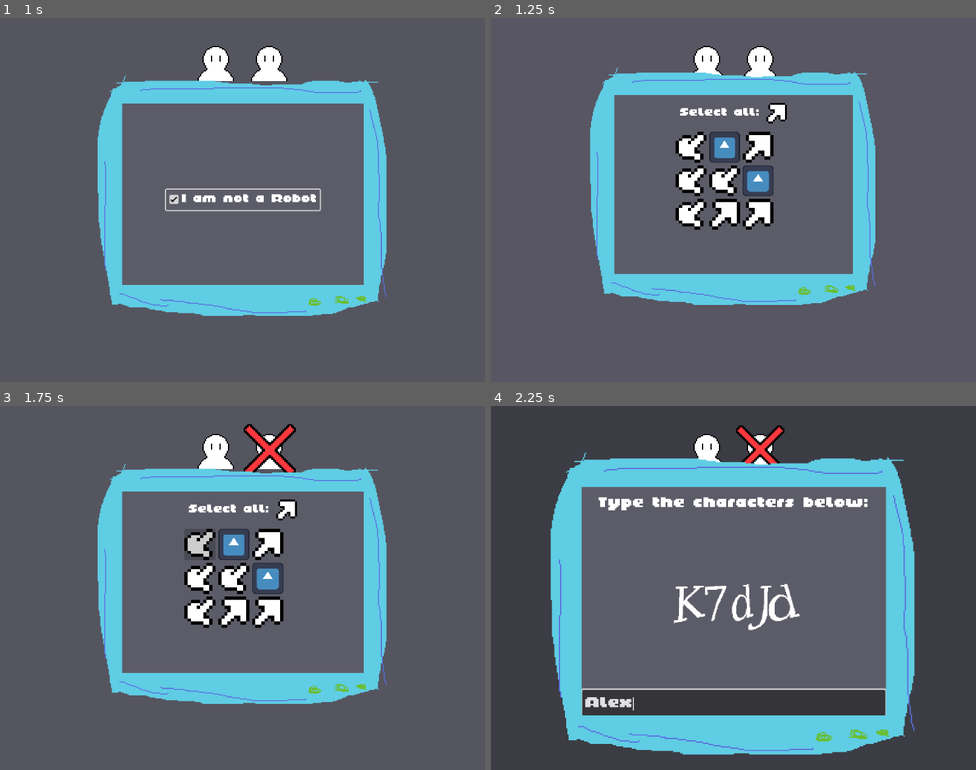
Above: before the commit, frames 1-4 (two rows, left to right).
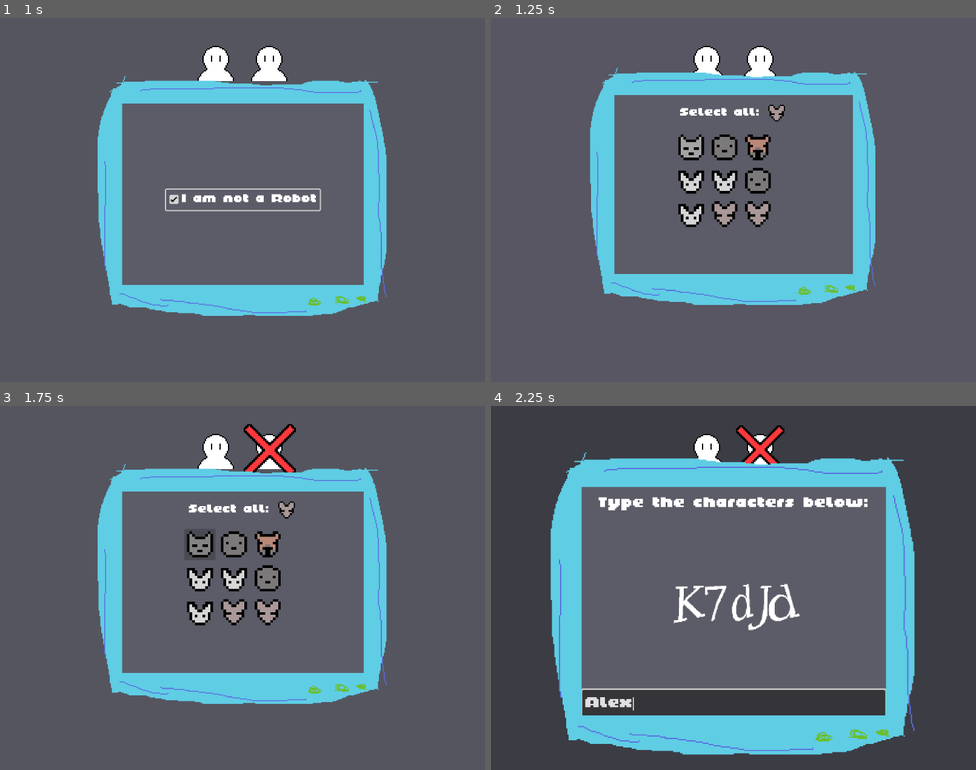
Above: after the commit, the same moments.

Repository: my-koala/UHackathon2025
Game: Godot game, scene res://assets/main.tscn
The game is run twice, just before and just after one commit, with the same random seed, the same clock (stepped at 60 frames per second) and the same inputs. The engine's default icon, where the game draws it, is replaced by a stand-in: a white triangle on a blue panel in a dark square.
Inputs (mouse positions are in pixels of both pictures, inside the frame that each line leads up to):
- Up to frame 1 (1 s): click "I am not a Robot" at 0.5 s
- Up to frame 2 (1.25 s): no input
- Up to frame 3 (1.75 s): click (198, 533) at 1.25 s
- Up to frame 4 (2.25 s): click (733, 653) at 2.02 s; type "Alex" at 2.1 s

Frame 1 is identical in both runs. In frame 2, 4.0% of the frame differs, in the area x 38-61%, y 23-59%; in frame 3, 4.1%, in the area x 38-62%, y 25-61%; in frame 4, nothing differs.

Commit message:
Select Image: Add animals, logic fix

Diff:
--- a/assets/microgame/select_image/select_image.tscn
+++ b/assets/microgame/select_image/select_image.tscn
@@ -1,10 +1,13 @@
-[gd_scene load_steps=6 format=3 uid="uid://fmot7xfs8qm8"]
+[gd_scene load_steps=9 format=3 uid="uid://fmot7xfs8qm8"]
 
 [ext_resource type="Script" uid="uid://4bpnmghu73mc" path="res://scripts/microgame/select_image/select_image.gd" id="1_f4jky"]
-[ext_resource type="Texture2D" uid="uid://jgvgps126754" path="res://assets/cursor/cursor_arrow.png" id="2_qira8"]
-[ext_resource type="Texture2D" uid="uid://cstl3soj1n5fu" path="res://assets/cursor/cursor_hand.png" id="3_ig40c"]
-[ext_resource type="Texture2D" uid="uid://dlhm8ss4r1mfs" path="res://icon.svg" id="4_ms7y0"]
+[ext_resource type="Texture2D" uid="uid://cyjx1kun5tkpq" path="res://assets/animals/capybara.png" id="2_itq2j"]
+[ext_resource type="Texture2D" uid="uid://cc8byspxj2swg" path="res://assets/animals/cat.png" id="3_7s8w8"]
+[ext_resource type="Texture2D" uid="uid://bq4co4xdwatyf" path="res://assets/animals/koala.png" id="4_jjhtj"]
+[ext_resource type="Texture2D" uid="uid://dius56u3om7a" path="res://assets/animals/mouse.png" id="5_1m2b4"]
 [ext_resource type="PackedScene" uid="uid://np2gxgfygelv" path="res://assets/microgame/select_image/image_button.tscn" id="5_ig40c"]
+[ext_resource type="Texture2D" uid="uid://f64r3q407sc3" path="res://assets/animals/rabbit.png" id="6_0duk2"]
+[ext_resource type="Texture2D" uid="uid://dcyq6b3angw7h" path="res://assets/animals/seal.png" id="7_4kt2j"]
 
 [node name="select_image" type="Control" node_paths=PackedStringArray("buttons")]
 layout_mode = 3
@@ -14,7 +17,7 @@
 grow_horizontal = 2
 grow_vertical = 2
 script = ExtResource("1_f4jky")
-image_library = Array[Texture2D]([ExtResource("2_qira8"), ExtResource("3_ig40c"), ExtResource("4_ms7y0")])
+image_library = Array[Texture2D]([ExtResource("2_itq2j"), ExtResource("3_7s8w8"), ExtResource("4_jjhtj"), ExtResource("5_1m2b4"), ExtResource("6_0duk2"), ExtResource("7_4kt2j")])
 buttons = [NodePath("grid_container/texture_button"), NodePath("grid_container/texture_button2"), NodePath("grid_contai …(286 unchanged characters)…
 metadata/_custom_type_script = "uid://bb26s1tf5ti1f"
 
--- a/scripts/microgame/select_image/select_image.gd
+++ b/scripts/microgame/select_image/select_image.gd
@@ -31,6 +31,8 @@
 
 	# Populate our texture buttons with random images from our subset
 	for button: TextureButton in buttons:
+		button.set_pressed_no_signal(false)
+
 		var image: Texture2D = image_library[randi() %  image_library.size()]
 		button.texture_normal = image
 
